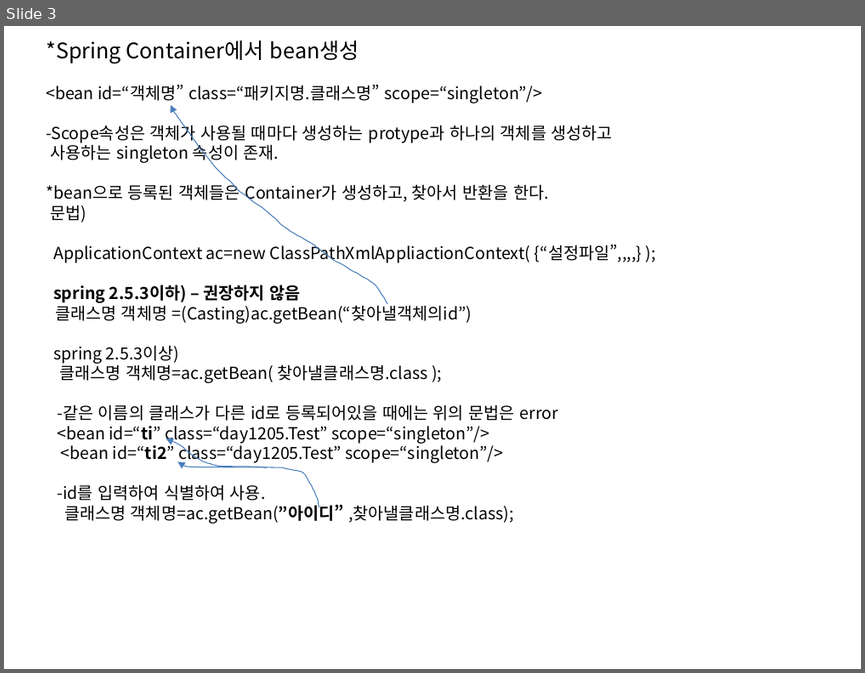
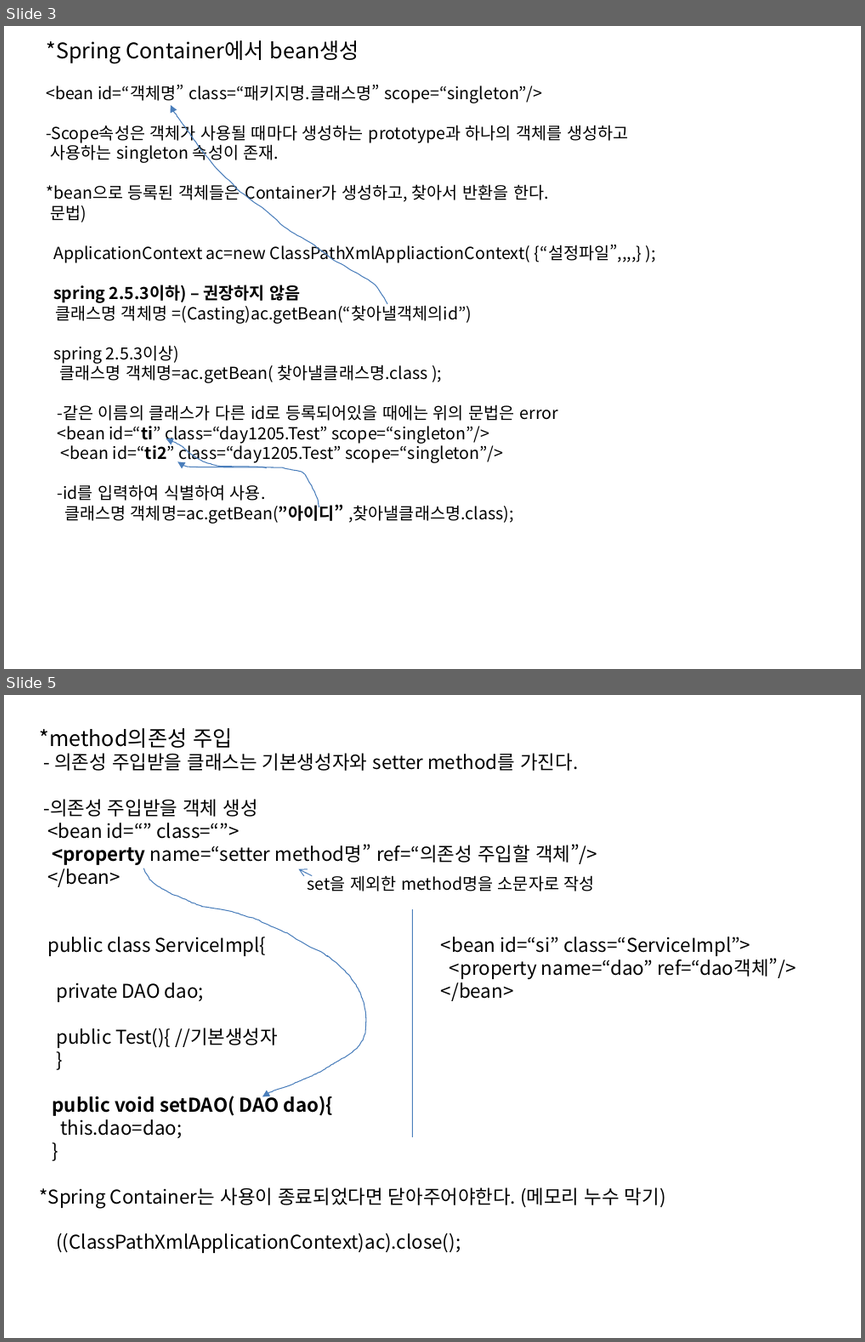
Before and after one commit to In0code/Programming_note, a slide deck: PPT/20231204_spring_di.pptx. Shown one above the other, each under a label of ours: slide 3 before the commit, slides 3 and 5 after it; the slides between them are not shown. The pictures are 865x673 and 865x1342 pixels, drawn with LibreOffice and Linux fonts; fonts in the diff are those of the drawing. Boxes give left, top, right and bottom in pixels: in the first picture for what was removed or moved away, otherwise in the second. Text is boxed around its words. In the diff, an @@ line names an element or a change of style, - is before the commit and + after.

```diff
--- a/PPT/20231204_spring_di.pptx
+++ b/PPT/20231204_spring_di.pptx
@@ slide 5 added at (x1=4, y1=695, x2=861, y2=1338), background #FFFFFF @@
@@ text added at (x1=39, y1=728, x2=666, y2=1253), 16 pt, text #000000 @@
+*method의존성 주입
+- 의존성 주입받을 클래스는 기본생성자와 setter method를 가진다.
+-의존성 주입받을 객체 생성
+<bean id=“” class=“”>
+<property name=“setter method명” ref=“의존성 주입할 객체”/>
+</bean>
+public class ServiceImpl{
+private DAO dao;
+public Test(){ //기본생성자
+}
+public void setDAO( DAO dao){
+this.dao=dao;
+}
+*Spring Container는 사용이 종료되었다면 닫아주어야한다. (메모리 누수 막기)
+((ClassPathXmlApplicationContext)ac).close();
@@ freeform shape added at (x1=143, y1=868, x2=366, y2=1097), outline #4B7EBC 0.75 pt @@
@@ arrow added from (312, 876) to (299, 869), #4B7EBC 0.75 pt @@
@@ text added at (x1=307, y1=873, x2=595, y2=891), 14 pt, text #000000 @@
+set을 제외한 method명을 소문자로 작성
@@ line added from (413, 909) to (412, 1137), #4B7EBC 0.75 pt @@
@@ text added at (x1=441, y1=936, x2=795, y2=1001), 16 pt, text #000000 @@
+<bean id=“si” class=“ServiceImpl”>
+<property name=“dao” ref=“dao객체”/>
+</bean>
@@ slide 3 changed as well @@
@@ text at (x1=46, y1=122, x2=628, y2=143): text changed @@
--Scope속성은 객체가 사용될 때마다 생성하는 protype과 하나의 객체를 생성하고
+-Scope속성은 객체가 사용될 때마다 생성하는 prototype과 하나의 객체를 생성하고
```
Also in this commit, not shown: 2 other slides changed, 4 other slides added, 1 other file.
